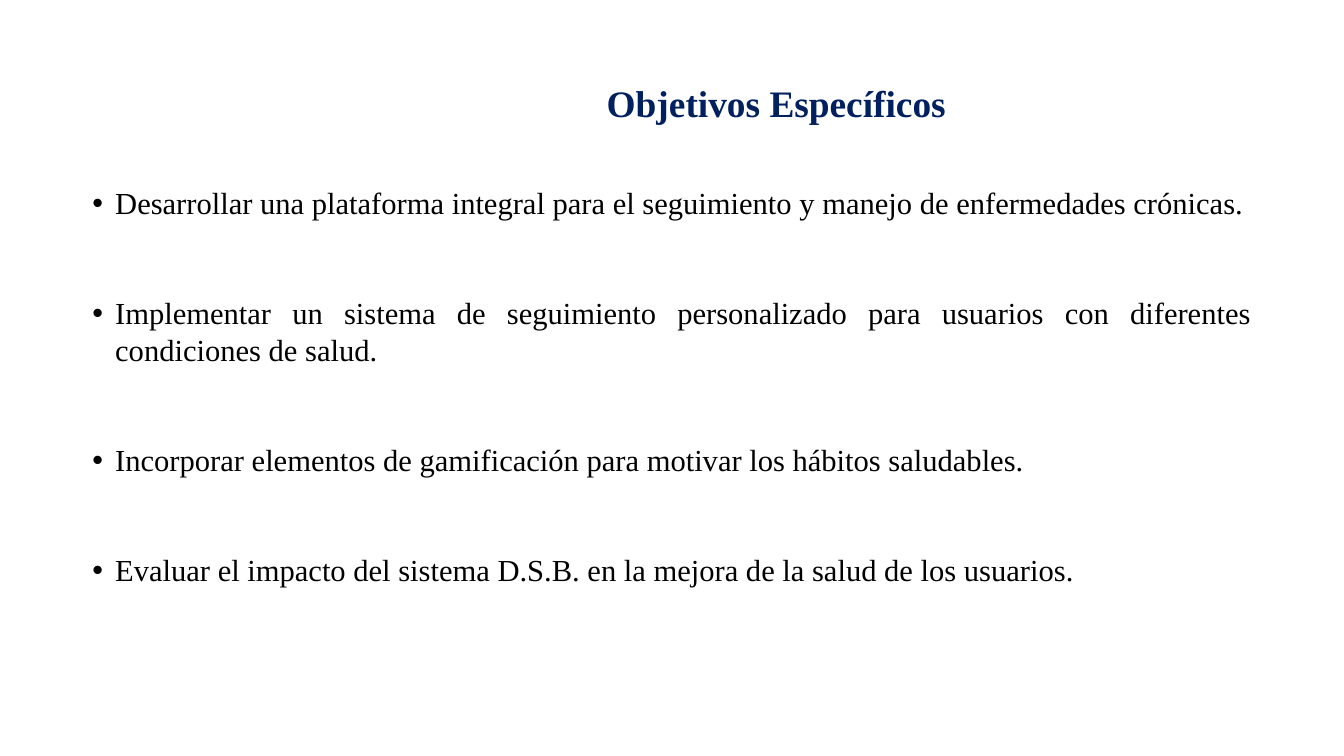
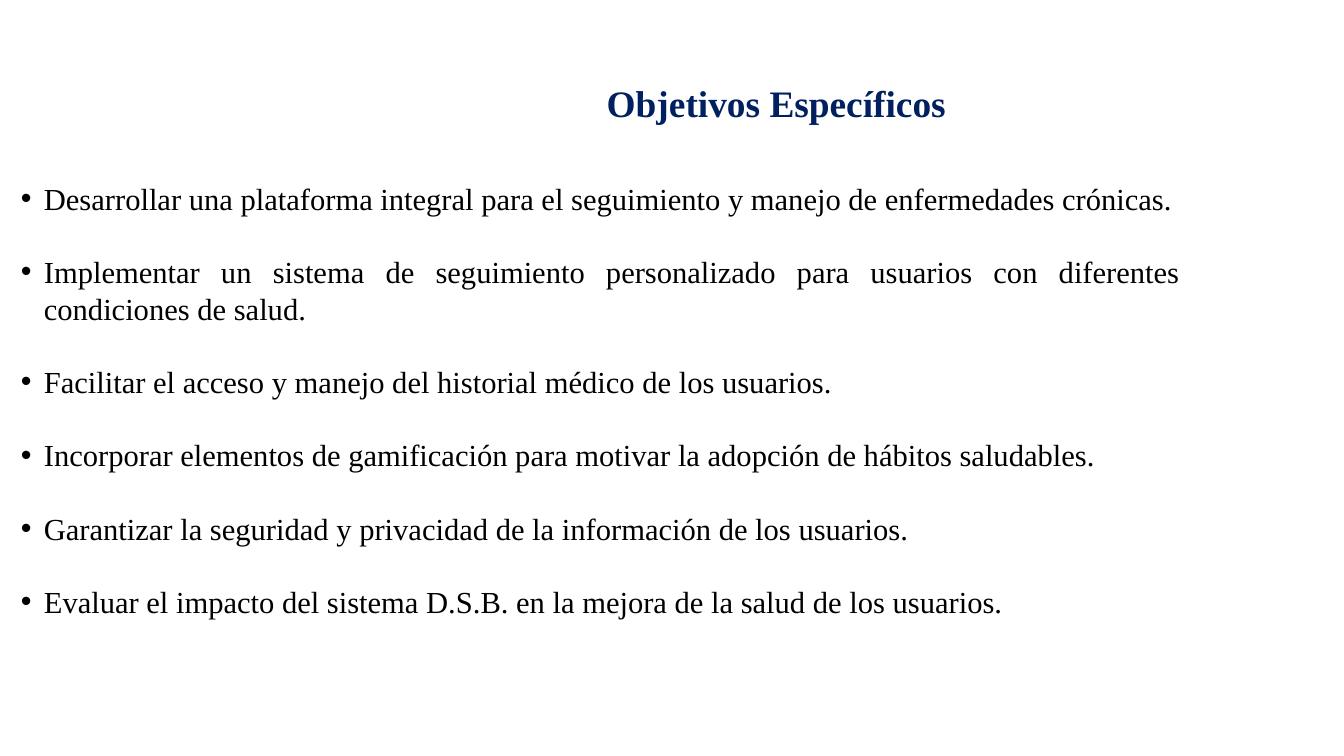
Before and after one commit to VictorCast2/DSB, a slide deck: slide 5 of Diapositivas/Diapositivas Del Proyecto De Aula (DSB) Final.pptx. Drawn at 1344x756 pixels with LibreOffice and Linux fonts; fonts in the diff are those of the drawing; background and template pictures are left out. Boxes give left, top, right and bottom in pixels: in the first picture for what was removed or moved away, otherwise in the second. Text is boxed around its words. In the diff, an @@ line names an element or a change of style, - is before the commit and + after.

```diff
--- a/Diapositivas/Diapositivas Del Proyecto De Aula (DSB) Final.pptx
+++ b/Diapositivas/Diapositivas Del Proyecto De Aula (DSB) Final.pptx
@@ text "Desarrollar una plataforma integral para ...": place and size @@
-text "Desarrollar una plataforma integral para ..." at <box>115,192,1250,587</box>
+text "Desarrollar una plataforma integral para ..." at <box>44,188,1179,619</box>
@@ text at <box>44,371,1095,546</box>: text changed @@
-• Incorporar elementos de gamificación para motivar los hábitos saludables.
+• Facilitar el acceso y manejo del historial médico de los usuarios.
+• Incorporar elementos de gamificación para motivar la adopción de hábitos saludables.
+• Garantizar la seguridad y privacidad de la información de los usuarios.
```
Also in this commit, not shown: 7 other slides changed, 1 slide removed, 15 other files.
